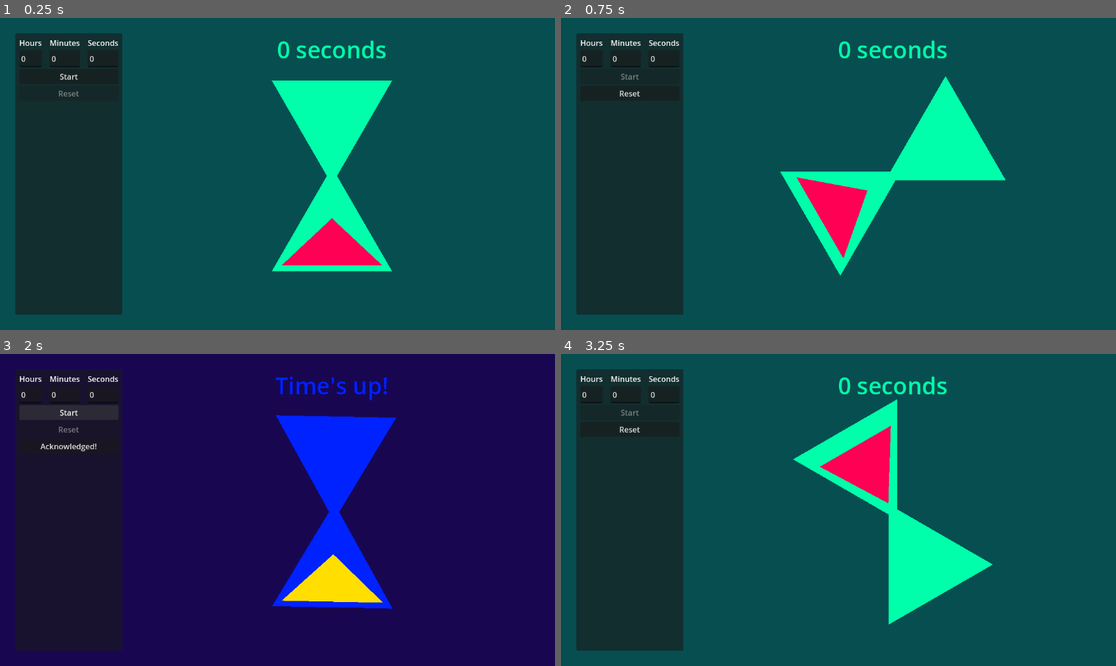
Above: before the commit, frames 1-4 (two rows, left to right).
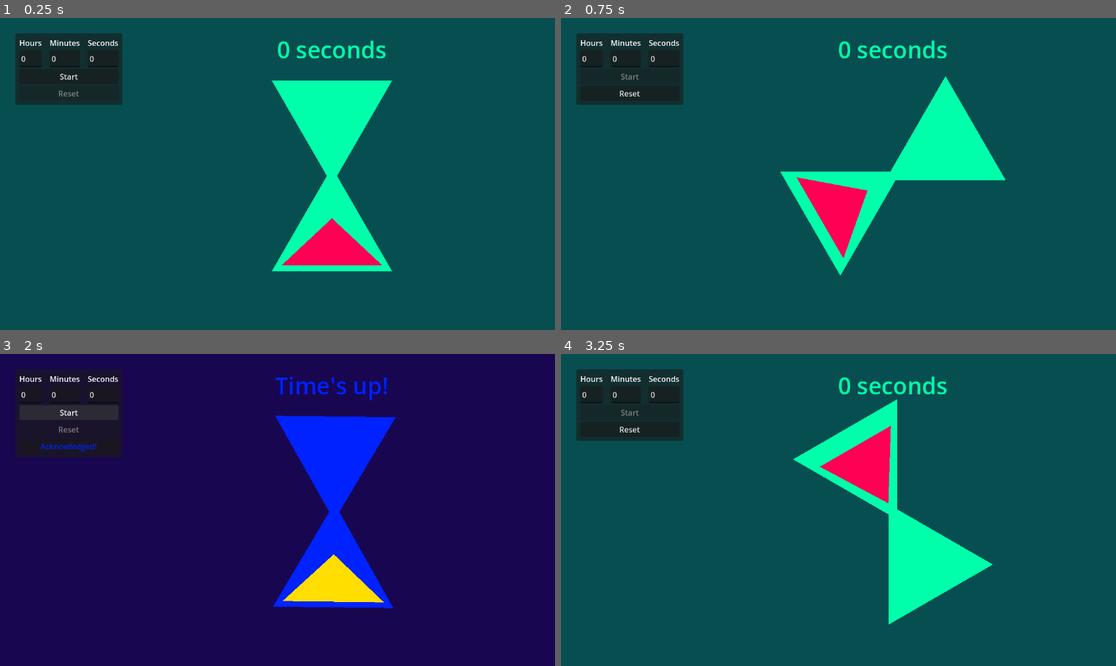
Above: after the commit, the same moments.

Repository: lewisc64/Hourglass
Game: Godot game, scene res://scenes/interface.tscn
The game is run twice, just before and just after one commit, with the same random seed, the same clock (stepped at 60 frames per second) and the same inputs.
Inputs:
- Up to frame 1 (0.25 s): no input
- Up to frame 2 (0.75 s): click "Start" at 0.5 s
- Up to frame 3 (2 s): click "Start" at 1.25 s
- Up to frame 4 (3.25 s): click "Acknowledged!" at 2 s; click "Start" at 2.75 s

The runs differ from the first frame. In frame 1, 13% of the frame differs, in the area x 2-23%, y 27-96%; in frame 2, 13%; in frame 3, 12%; in frame 4, 13%.

Commit message:
track time using timestamps

Diff:
--- a/Hourglass/scenes/hourglass.gd
+++ b/Hourglass/scenes/hourglass.gd
@@ -3,12 +3,14 @@
 
 signal _processed_reset
 signal _animation_ended
+signal _timeout
 
 @onready var animation_player: AnimationPlayer = $AnimationPlayer
+@onready var stopwatch: Stopwatch = $Stopwatch
 
 var _resetting = false
 var _trickling = false
-var _trickling_seconds = 0.0
+var _timeout_seconds = 0.0
 
 
 func is_trickling():
@@ -16,7 +18,7 @@
 
 
 func set_time(seconds: float):
-	_trickling_seconds = seconds
+	_timeout_seconds = seconds
 
 
 func flip():
@@ -29,23 +31,26 @@
 	if _resetting:
 		return
 
-	animation_player.speed_scale = 1 / _trickling_seconds
+	animation_player.speed_scale = 1 / _timeout_seconds
 	animation_player.play("trickle")
 	_trickling = true
-	await _animation_ended
+
+	stopwatch.restart()
+	await _timeout
+	stopwatch.reset()
+	animation_player.play("RESET")
 	_trickling = false
 
 
 func get_remaining_seconds() -> float:
 	if not _trickling:
 		return 0
-	return (animation_player.current_animation_length - animation_player.current_animation_position) * _trickling_seconds
+	return _timeout_seconds - stopwatch.get_elapsed_seconds()
 
 
 func reset():
 	_resetting = true
-	animation_player.play("RESET")
-	_trickling = false
+	_timeout.emit()
 
 	# wait a frame for other awaited functions to drop out
 	_processed_reset.emit.call_deferred()
@@ -59,3 +64,16 @@
 
 func _on_animation_player_current_animation_changed(_name: String) -> void:
 	_animation_ended.emit()
+
+
+func _on_anim_resync_timer_timeout() -> void:
+	if _trickling and animation_player.current_animation == "trickle":
+		animation_player.seek(0, false)
+		animation_player.seek(stopwatch.get_elapsed_seconds() / _timeout_seconds, true)
+
+
+func _process(_delta: float) -> void:
+	if _trickling:
+		var current_duration = stopwatch.get_elapsed_seconds()
+		if current_duration >= _timeout_seconds:
+			_timeout.emit()
--- a/Hourglass/scenes/hourglass.tscn
+++ b/Hourglass/scenes/hourglass.tscn
@@ -1,8 +1,9 @@
-[gd_scene load_steps=10 format=3 uid="uid://e06rw76b7gcq"]
+[gd_scene load_steps=11 format=3 uid="uid://e06rw76b7gcq"]
 
 [ext_resource type="Texture2D" uid="uid://44patwlms7wp" path="res://assets/sand_texture.tres" id="1_1xut8"]
 [ext_resource type="Script" uid="uid://vre5rulwbny2" path="res://scenes/hourglass.gd" id="1_3uied"]
 [ext_resource type="Texture2D" uid="uid://djbh246vuqaou" path="res://assets/glass_texture.tres" id="2_atdp0"]
+[ext_resource type="Script" uid="uid://c7oiof5mbkjyl" path="res://scenes/stopwatch/stopwatch.gd" id="2_gljpn"]
 
 [sub_resource type="Animation" id="Animation_atdp0"]
 length = 0.001
@@ -367,7 +368,7 @@
 tracks/9/interp = 1
 tracks/9/loop_wrap = true
 tracks/9/keys = {
-"times": PackedFloat32Array(0, 1.46667),
+"times": PackedFloat32Array(0, 1),
 "transitions": PackedFloat32Array(1, 1),
 "update": 1,
 "values": [true, false]
@@ -401,6 +402,10 @@
 [node name="Hourglass" type="Node2D"]
 script = ExtResource("1_3uied")
 
+[node name="Stopwatch" type="Node" parent="."]
+script = ExtResource("2_gljpn")
+metadata/_custom_type_script = "uid://c7oiof5mbkjyl"
+
 [node name="AnimationPlayer" type="AnimationPlayer" parent="."]
 libraries = {
 &"": SubResource("AnimationLibrary_5gt4m")
@@ -448,5 +453,9 @@
 mesh = SubResource("BoxMesh_tn52b")
 texture = ExtResource("1_1xut8")
 
+[node name="AnimResyncTimer" type="Timer" parent="."]
+autostart = true
+
 [connection signal="animation_finished" from="AnimationPlayer" to="." method="_on_animation_player_animation_finished"]
 [connection signal="current_animation_changed" from="AnimationPlayer" to="." method="_on_animation_player_current_animation_changed"]
+[connection signal="timeout" from="AnimResyncTimer" to="." method="_on_anim_resync_timer_timeout"]
--- a/Hourglass/scenes/interface.tscn
+++ b/Hourglass/scenes/interface.tscn
@@ -48,6 +48,7 @@
 
 [node name="PanelContainer" type="PanelContainer" parent="MarginContainer/HBoxContainer"]
 layout_mode = 2
+size_flags_vertical = 0
 
 [node name="MarginContainer" type="MarginContainer" parent="MarginContainer/HBoxContainer/PanelContainer"]
 layout_mode = 2
@@ -119,6 +120,10 @@
 unique_name_in_owner = true
 layout_mode = 2
 focus_mode = 0
+theme_override_colors/font_hover_color = Color(0, 1, 0.666667, 1)
+theme_override_colors/font_color = Color(0, 1, 0.666667, 1)
+theme_override_colors/font_focus_color = Color(0, 1, 0.666667, 1)
+theme_override_colors/font_pressed_color = Color(0, 1, 0.666667, 1)
 text = "Acknowledged!"
 
 [node name="VBoxContainer2" type="VBoxContainer" parent="MarginContainer/HBoxContainer"]
--- /dev/null
+++ b/Hourglass/scenes/stopwatch/stopwatch.gd
@@ -0,0 +1,81 @@
+@icon("uid://dqt6y88n6mco2")
+class_name Stopwatch
+extends Node
+
+@export var autostart = false
+@export var stop_while_paused = false
+
+var _mutex = Mutex.new()
+var _counting = false
+var _resume_after_pause = false
+var _start_stamp = 0
+var _accumulation = 0
+
+
+func start():
+	_mutex.lock()
+	if not _counting:
+		_start_stamp = Time.get_ticks_usec()
+		_counting = true
+	_mutex.unlock()
+
+
+func stop():
+	_mutex.lock()
+	if _counting:
+		_accumulation += Time.get_ticks_usec() - _start_stamp
+		_counting = false
+	_mutex.unlock()
+
+
+func reset():
+	_mutex.lock()
+	_counting = false
+	_accumulation = 0
+	_mutex.unlock()
+
+
+func restart():
+	_mutex.lock()
+	_accumulation = 0
+	_start_stamp = Time.get_ticks_usec()
+	_counting = true
+	_mutex.unlock()
+
+
+func is_running():
+	return _counting
+
+
+func get_elapsed_microseconds() -> int:
+	_mutex.lock()
+	var result = _accumulation
+	if _counting:
+		result += Time.get_ticks_usec() - _start_stamp
+	_mutex.unlock()
+	return result
+
+
+func get_elapsed_milliseconds() -> int:
+	@warning_ignore("integer_division")
+	return get_elapsed_microseconds() / 1000
+
+
+func get_elapsed_seconds() -> float:
+	return get_elapsed_microseconds() / 1000000.0
+
+
+func _ready():
+	process_mode = Node.PROCESS_MODE_ALWAYS
+	if autostart:
+		start()
+
+
+func _process(_delta):
+	if stop_while_paused:
+		if get_tree().paused and _counting:
+			stop()
+			_resume_after_pause = true
+		elif not get_tree().paused and _resume_after_pause:
+			start()
+			_resume_after_pause = false
Binary file added: Hourglass/scenes/stopwatch/icon.png
Not shown, added: Hourglass/scenes/stopwatch/icon.png.import
Not shown, added: Hourglass/scenes/stopwatch/stopwatch.gd.uid
